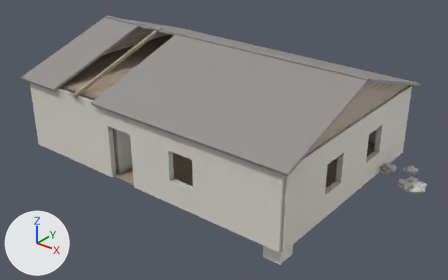
Before and after pictures for a commit that changed the glTF model jogo/assets/ruinas/casa_r5.glb.
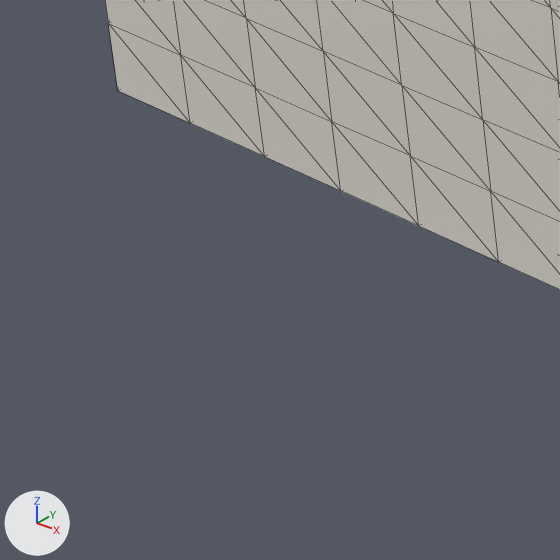
The first picture shows the older version from a camera (50 mm lens) standing at (15.07, -18.44, 11.88) and looking at (0.85, -0.67, 0.86). The close-ups show the older and then the newer version on the part from 6% to 20% of the width and 48% to 71% of the height of that picture. Only the edits that show in the close-ups are written down. Every picture has the same lights, and +X, +Y and +Z are marked at lower left. The close-ups show mesh edges as thin lines. Objects named as collision shapes, trigger or cutter boxes, shadow casters or lower levels of detail are left out. Where no turn or scale is listed for an object, it has been applied to the vertices.

Names of what the first close-up shows: 'ext0_0'.
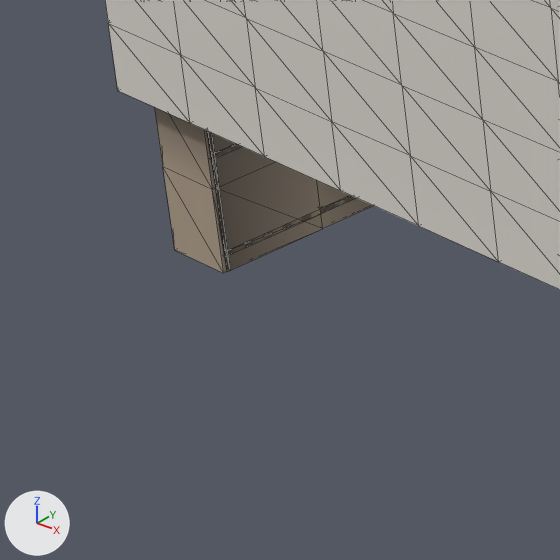
The change, as JSON lines over the scene's bpy script:
```json
{"op": "add", "block": "mat_papelao", "code": ["mat_papelao = bpy.data.materials.new('papelao')", "# nodes: BsdfPrincipled, Mix, OutputMaterial, VertexColor", "# colours: beige #c4b399, mixed with the vertex colours"]}
{"op": "add", "block": "me_e", "code": ["me_e = bpy.data.meshes.new('e')", "me_e.from_pydata(...)  # 150 vertices, 256 faces; spans x -0.2..0.2, y -1.22..0.02, z -0.95..0.95", "# faces by material slot: [208, 48]", "me_e.materials.append(mat_madeira)", "me_e.materials.append(mat_papelao)"]}
{"op": "add", "block": "ob_estante", "code": ["ob_estante = bpy.data.objects.new('estante', me_e)", "ob_estante.location = (-5.89, -3.3, 0.06)"]}
```

Pixel boxes [x1, y1, x2, y2] of what changed, in the close-ups (560 x 560 px):
```json
{"object": "estante", "change": "added", "after": [155, 107, 373, 273]}
```
